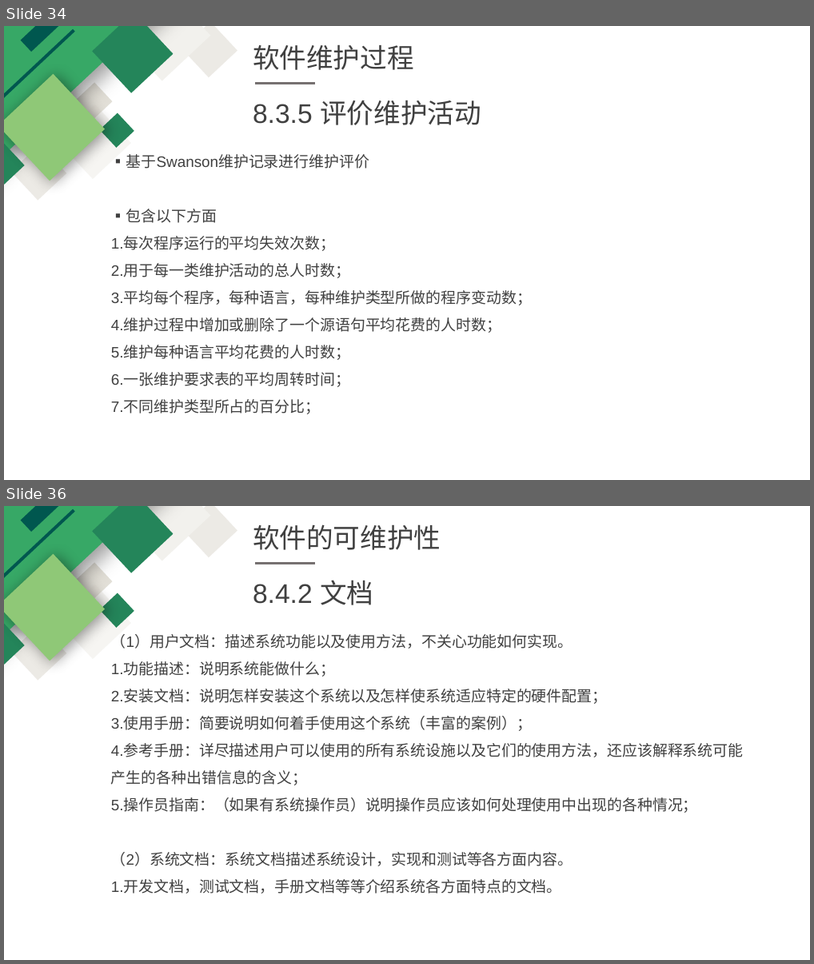
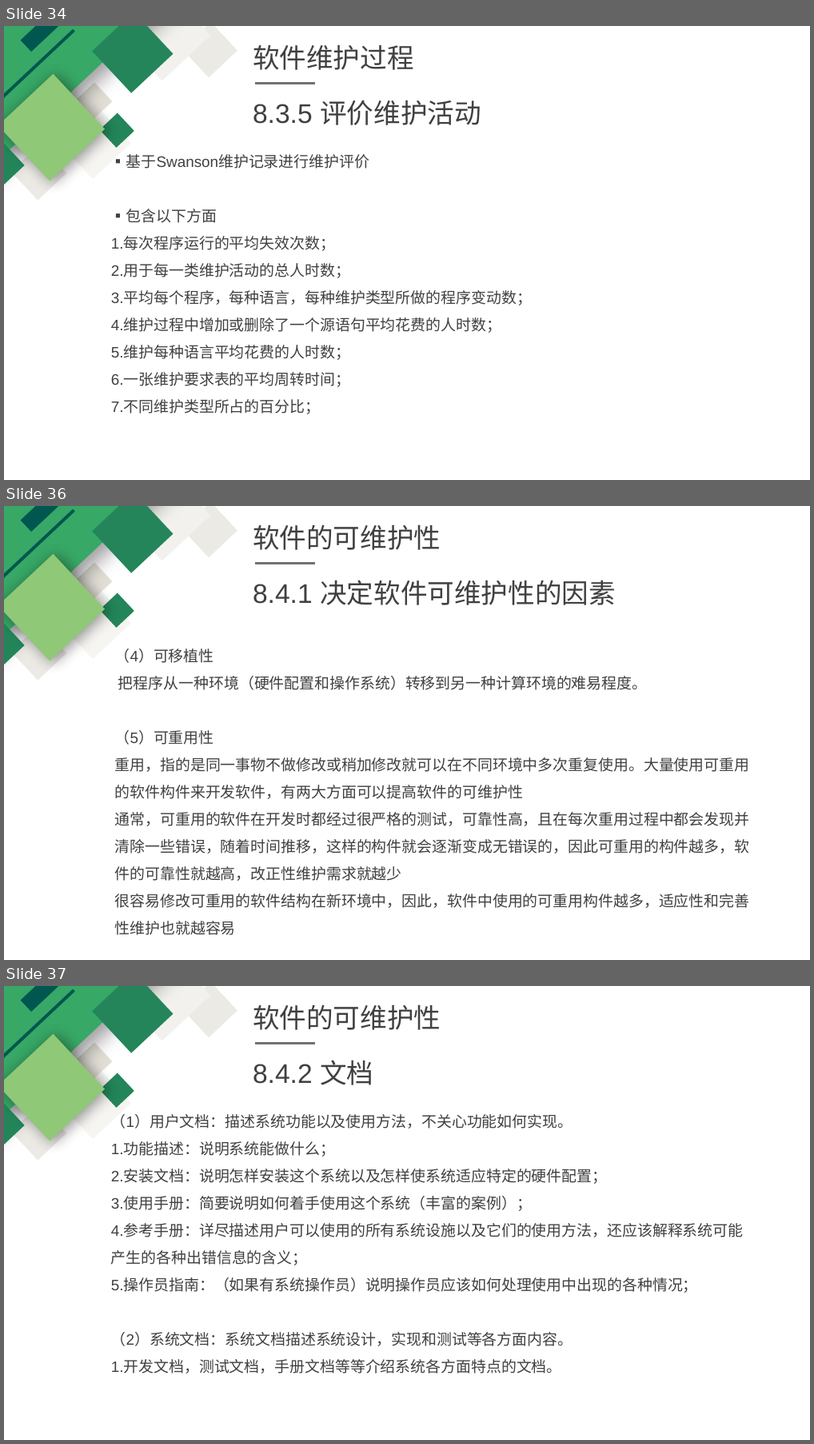
Before and after one commit to ZUCC-SE2020-2021-1-G06/Fishes_Music, a slide deck: 翻转课堂/SE2020-G06-翻转PPT1v0.0.2.pptx. Shown one above the other, each under a label of ours: slides 34 and 36 before the commit, slides 34, 36 and 37 after it; the slides between them are not shown. The pictures are 814x964 and 814x1444 pixels, drawn with LibreOffice and Linux fonts; fonts in the diff are those of the drawing. Boxes give left, top, right and bottom in pixels: in the first picture for what was removed or moved away, otherwise in the second. Text is boxed around its words. In the diff, an @@ line names an element or a change of style, - is before the commit and + after.

Commit message:
更新了需求分析以及代码测试的部分模块

```diff
--- a/翻转课堂/SE2020-G06-翻转PPT1v0.0.2.pptx
+++ b/翻转课堂/SE2020-G06-翻转PPT1v0.0.2.pptx
@@ slide 36 added at <box>4,506,810,960</box>, background #FFFFFF; not listed: 13 template elements that a slide beside it also shows @@
@@ text added at <box>253,524,441,550</box>, 32 pt, text #404040 @@
+软件的可维护性
@@ line added from (256, 564) to (315, 564), #767171 3 pt @@
@@ text added at <box>253,580,616,605</box>, 32 pt, text #404040 @@
+8.4.1 决定软件可维护性的因素
@@ text added at <box>115,648,750,935</box>, 18 pt, text #404040 @@
+（4）可移植性
+把程序从一种环境（硬件配置和操作系统）转移到另一种计算环境的难易程度。
+（5）可重用性
+重用，指的是同一事物不做修改或稍加修改就可以在不同环境中多次重复使用。大量使用可重用的软件构件来开发软件，有两大方面可以提高软件的可维护性
+通常，可重用的软件在开发时都经过很严格的测试，可靠性高，且在每次重用过程中都会发现并清除一些错误，随着时间推移，这样的构件就会逐渐变成无错误的，因此可重用的构件越多，软件的可靠性就越高，改正性维护需求就越少
+很容易修改可重用的软件结构在新环境中，因此，软件中使用的可重用构件越多，适应性和完善性维护也就越容易
@@ what was slide 36 is now slide 37 @@
```
Also in this commit, not shown: 1 slide changed, 10 other files.
